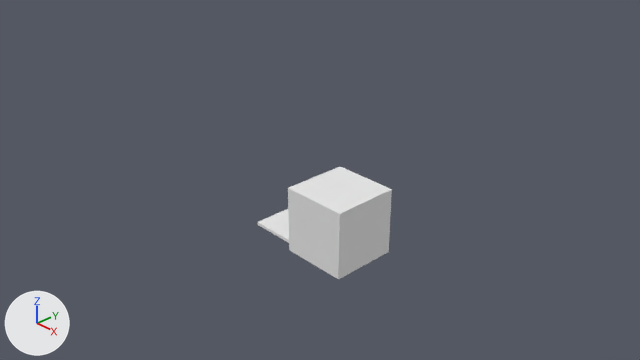
An edit to the Blender file blends/microscope.blend, drawn before and after from the same camera.
The view is the same before and after, from the file's camera 'Camera'. Arrows for +X, +Y and +Z are at lower left; the lights stay in place.
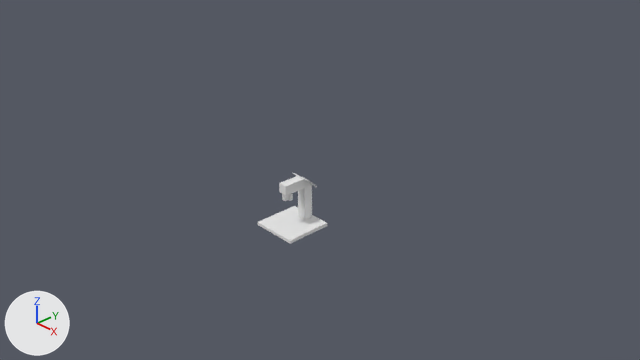
Where the newer file only moved an object's origin or applied its transform, the numbers keep the older frame.

Changed parts and their boxes (x1, y1, x2, y2) in the pictures (640 x 360 px):
'Cube.001', deleted
    before: (288, 167, 392, 279)
'holder', added
    after: (279, 176, 312, 220)

What changed in the scene script:
```text
Add me_cube_002:
    me_cube_002.from_pydata([(0.075, 0.075, -0.35), (0.075, -0.075, -0.35), (-0.075, -0.075, -0.35), (-0.075, 0.075, -0.35), (0.075, 0.075, 0.205), (0.075, -0.075, 0.35), (-0.075, -0.075, 0.35), (-0.075, 0.075, 0.205), (0.075, -0.075, 0.2), (-0.075, -0.075, 0.2), (0.075, -0.435, 0.35), (-0.075, -0.435, 0.35), (0.075, -0.435, 0.2), (-0.075, -0.435, 0.2)], [], [(2, 3, 0, 1), (8, 9, 2, 1), (3, 2, 9, 7), (9, 6, 7), (6, 5, 4, 7), (0, 3, 7, 4), (8, 1, 0, 4), (4, 5, 8), (9, 13, 11, 6), (6, 11, 10, 5), (13, 12, 10, 11), (8, 5, 10, 12), (9, 8, 12, 13)])
    me_cube_002.materials.append(mat_material)  # white #e7e7e7
Remove ob_cube_001:
    ob_cube_001 = bpy.data.objects.new('Cube.001', me_cube_001)
    ob_cube_001.location = (1.5, -0.5, 0.5)
Add ob_holder:
    ob_holder = bpy.data.objects.new('holder', me_cube_002)
    ob_holder.location = (0.5, -0.24, 0.4)
```
